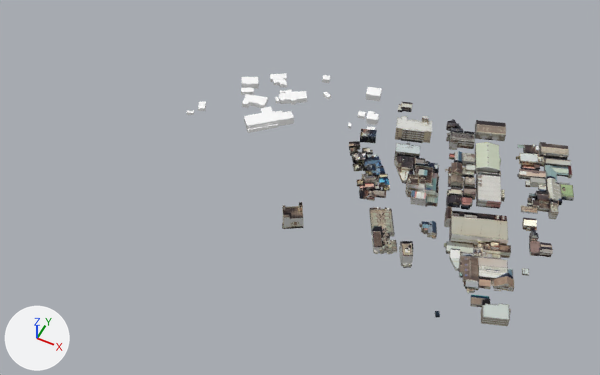
The glTF model spike-3d/public/data/2023-lod3-station-1-0-packed.glb as it was, and as the next commit left it.
The view is the same before and after, from a camera (50 mm lens) standing at (-150.0, -86.0, 609.0) and looking at (-373.0, 360.0, 52.0). The lights are fixed; the arrows at lower left show +X, +Y and +Z. The picture after the commit comes second. Where no turn or scale is listed for an object, it has been applied to the vertices. Vertices at exactly the same position are counted once.
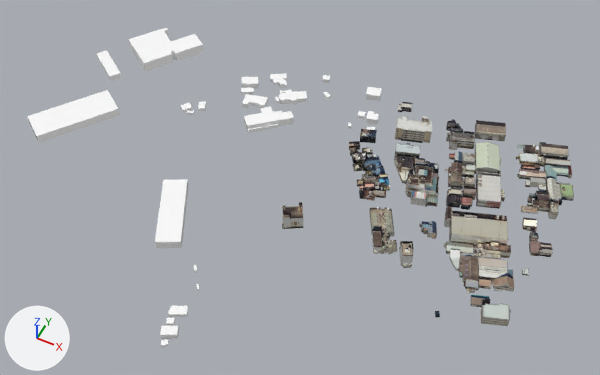
Where the newer file only moved an object's origin or applied its transform, the numbers keep the older frame.

Location of each change, [x1, y1, x2, y2] in pixels of the pictures (600 x 375 px):
'Mesh_0', reshaped (41% wider, 26% taller): before [187, 73, 574, 326]; after [27, 28, 574, 347]
part 1 of me_mesh_0, added: after [180, 103, 193, 113]
part 2 of me_mesh_0, added: after [27, 28, 204, 143]
part 3 of me_mesh_0, added: after [155, 179, 199, 347]

The change in detail:
me_mesh_0 is used by ob_mesh_0; location (-520.9, 524.7, 41.5).
me_mesh_0 had 5017 vertices, 9634 faces and spanned x 0.0..371.0, y -234.0..0.0, z 0.0..22.0.
me_mesh_0 now has 5134 vertices, 9824 faces and spans x -131.0..371.0, y -355.0..0.0, z 0.0..22.0.
me_mesh_0 part 1: the loose piece of 8 vertices spanning x 4.0..15.0, y -111.0..-99.0, z 1.0..5.0 is copied, and the copy is turned -63.2 degrees about the z axis through its middle and scaled by 1.03, then moved by (-13.0, -9.0, 0.0); it spans x -9.0..3.0, y -120.0..-108.0, z 1.0..5.0.
me_mesh_0 part 2: 56 vertices added at x -131.0..-33.0, y -218.0..-19.0, z 1.0..12.0.
me_mesh_0 part 3: 56 vertices added at x 33.0..130.0, y -355.0..-201.0, z 1.0..10.0.
Other edits to the shape of me_mesh_0 do not show in these pictures.
